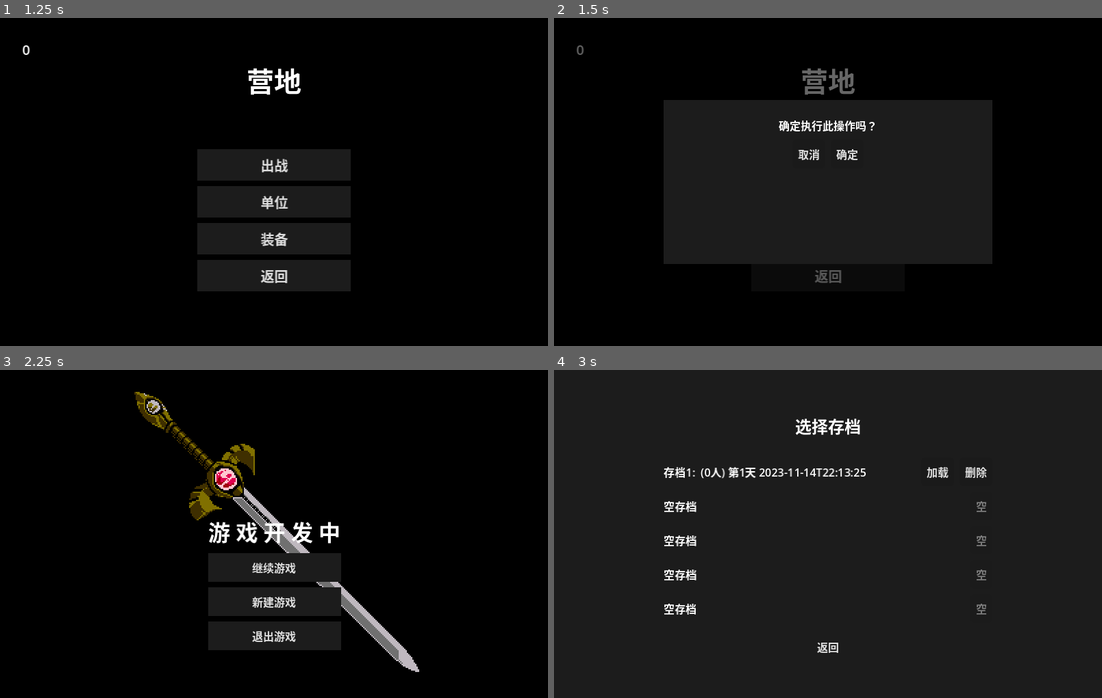
Above: before the commit, frames 1-4 (two rows, left to right).
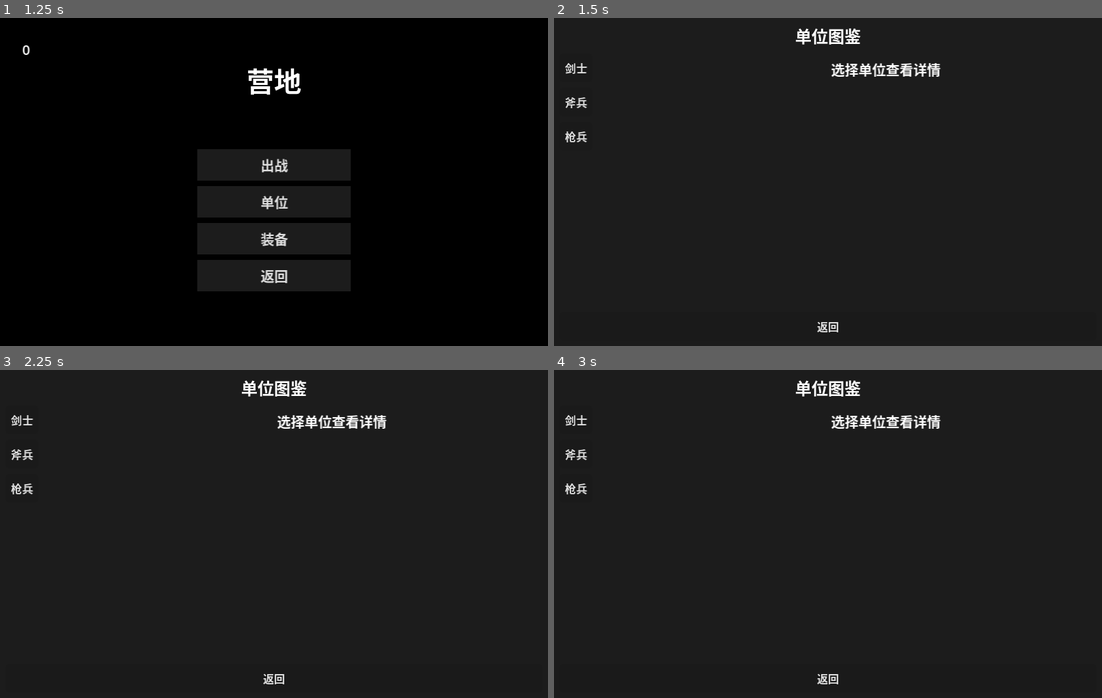
Above: after the commit, the same moments.

Repository: ZhuXilin/Dev_Project_260730
Game: Godot game, scene res://content/scenes/ui/MainMenu.tscn
The game is run twice, just before and just after one commit, with the same random seed, the same clock (stepped at 60 frames per second) and the same inputs. Sound files missing from this copy of the repository are replaced by a short silence.
Inputs (mouse positions are in pixels of both pictures, inside the frame that each line leads up to):
- Up to frame 1 (1.25 s): click "新建游戏" at 0.5 s
- Up to frame 2 (1.5 s): click "单位" at 1.25 s
- Up to frame 3 (2.25 s): click "返回" at 2 s
- Up to frame 4 (3 s): click (828, 566) at 2.75 s, where only the run before the commit has a clickable "继续游戏"

Frame 1 is identical in both runs. In frame 2, 68% of the frame differs, in the area x 0-100%, y 0-100%; in frame 3, 94%; in frame 4, 2.9%.
Error before the commit: Invalid access to property or key 'pressed' on a base object of type 'null instance'. (res://function/script/ConfirmUI.gd:11)

Commit message:
Sorting battlefield menu button

Diff:
--- a/content/scenes/levels/Battlefield.tscn
+++ b/content/scenes/levels/Battlefield.tscn
@@ -238,15 +238,15 @@
 theme_override_styles/focus = ExtResource("3_c18at")
 text = "设置游戏"
 
-[node name="EndTurnBtn" type="Button" parent="SettingLayer/SettingPanel/SettingContainer" unique_id=1079716132]
-layout_mode = 2
-theme_override_font_sizes/font_size = 8
-theme_override_styles/normal = ExtResource("3_c18at")
-theme_override_styles/pressed = ExtResource("3_c18at")
-theme_override_styles/hover = ExtResource("3_c18at")
-theme_override_styles/disabled = ExtResource("3_c18at")
-theme_override_styles/focus = ExtResource("3_c18at")
-text = "结束回合"
+[node name="BackCampBtn" type="Button" parent="SettingLayer/SettingPanel/SettingContainer" unique_id=1079716132]
+layout_mode = 2
+theme_override_font_sizes/font_size = 8
+theme_override_styles/normal = ExtResource("3_c18at")
+theme_override_styles/pressed = ExtResource("3_c18at")
+theme_override_styles/hover = ExtResource("3_c18at")
+theme_override_styles/disabled = ExtResource("3_c18at")
+theme_override_styles/focus = ExtResource("3_c18at")
+text = "回到营地"
 
 [node name="TeamViewPanel" type="PanelContainer" parent="SettingLayer" unique_id=1161687182]
 anchors_preset = -1
--- a/content/scenes/ui/ConfirmUI.tscn
+++ b/content/scenes/ui/ConfirmUI.tscn
@@ -34,13 +34,15 @@
 [node name="HBoxContainer" type="HBoxContainer" parent="Panel" unique_id=28983053]
 layout_mode = 1
 anchors_preset = -1
-anchor_right = 1.0
-anchor_bottom = 1.0
-offset_top = 160.0
-offset_bottom = -48.0
+anchor_left = 0.085
+anchor_right = 0.915
+offset_left = -34.0
+offset_top = 192.0
+offset_right = 34.0
+offset_bottom = 224.0
 grow_horizontal = 2
-grow_vertical = 2
 alignment = 1
+metadata/_edit_use_anchors_ = true
 
 [node name="ConfirmButton" type="Button" parent="Panel/HBoxContainer" unique_id=1088194302]
 layout_mode = 2
--- a/content/scenes/ui/UnitInfoUI.tscn
+++ b/content/scenes/ui/UnitInfoUI.tscn
@@ -1,63 +1,62 @@
-[gd_scene load_steps=2 format=3 uid="uid://confirm_ui"]
+[gd_scene format=3 uid="uid://bhmbaqhhceopv"]
 
-[ext_resource type="Script" path="res://function/script/ConfirmUI.gd" id="1"]
-[ext_resource type="StyleBox" uid="uid://6qbsaxkfwg3o" path="res://content/resource/stylebox/8bit_style_box_flat.tres" id="2"]
+[ext_resource type="Script" uid="uid://d1b3lwij3hsde" path="res://function/script/UnitInfoUI.gd" id="1"]
+[ext_resource type="StyleBox" uid="uid://6qbsaxkfwg3o" path="res://content/resource/stylebox/8bit_style_box_flat.tres" id="1_ks8yl"]
 
-[node name="ConfirmUI" type="CanvasLayer"]
-layer = 30
-script = ExtResource("1")
-
-[node name="Background" type="ColorRect" parent="."]
+[node name="UnitInfoUI" type="PanelContainer" unique_id=123456789]
 anchors_preset = 15
 anchor_right = 1.0
 anchor_bottom = 1.0
-color = Color(0, 0, 0, 0.6)
+theme_override_styles/panel = ExtResource("1_ks8yl")
+script = ExtResource("1")
+
+[node name="VBoxContainer" type="VBoxContainer" parent="." unique_id=2144589503]
+layout_mode = 2
+size_flags_horizontal = 3
+size_flags_vertical = 3
+
+[node name="Title" type="Label" parent="VBoxContainer" unique_id=1100851483]
+layout_mode = 2
+theme_override_font_sizes/font_size = 12
+text = "单位图鉴"
+horizontal_alignment = 1
+
+[node name="HBoxContainer" type="HBoxContainer" parent="VBoxContainer" unique_id=726945370]
+layout_mode = 2
+size_flags_vertical = 3
+
+[node name="ScrollContainer" type="ScrollContainer" parent="VBoxContainer/HBoxContainer" unique_id=271467124]
+layout_mode = 2
+size_flags_horizontal = 3
+size_flags_vertical = 3
+horizontal_scroll_mode = 0
+
+[node name="UnitList" type="VBoxContainer" parent="VBoxContainer/HBoxContainer/ScrollContainer" unique_id=2056534670]
+layout_mode = 2
+
+[node name="InfoPanel" type="VBoxContainer" parent="VBoxContainer/HBoxContainer" unique_id=123456788]
+layout_mode = 2
+size_flags_horizontal = 2
+size_flags_vertical = 3
+
+[node name="SpriteContainer" type="Panel" parent="VBoxContainer/HBoxContainer/InfoPanel" unique_id=567890123]
+layout_mode = 2
+size_flags_vertical = 0
 mouse_filter = 2
 
-[node name="Panel" type="Panel" parent="."]
-anchors_preset = 8
-anchor_left = 0.5
-anchor_top = 0.5
-anchor_right = 0.5
-anchor_bottom = 0.5
-offset_left = -120.0
-offset_top = -60.0
-offset_right = 120.0
-offset_bottom = 60.0
-theme_override_styles/panel = ExtResource("2")
+[node name="UnitSprite" type="AnimatedSprite2D" parent="VBoxContainer/HBoxContainer/InfoPanel/SpriteContainer" unique_id=987654321]
+centered = false
 
-[node name="VBoxContainer" type="VBoxContainer" parent="Panel"]
-anchors_preset = 15
-anchor_right = 1.0
-anchor_bottom = 1.0
-offset_left = 12.0
-offset_top = 12.0
-offset_right = -12.0
-offset_bottom = -12.0
+[node name="DetailLabel" type="Label" parent="VBoxContainer/HBoxContainer/InfoPanel" unique_id=1284426676]
+layout_mode = 2
+size_flags_vertical = 0
+theme_override_font_sizes/font_size = 10
+text = "选择单位查看详情"
 
-[node name="Title" type="Label" parent="Panel/VBoxContainer"]
+[node name="BackButton" type="Button" parent="VBoxContainer" unique_id=999999999]
 layout_mode = 2
-theme_override_font_sizes/font_size = 10
-text = "确认"
-horizontal_alignment = 1
-visible = false
+size_flags_vertical = 0
+theme_override_font_sizes/font_size = 8
+text = "返回"
 
-[node name="Message" type="Label" parent="Panel/VBoxContainer"]
-layout_mode = 2
-theme_override_font_sizes/font_size = 8
-text = "确定执行此操作吗？"
-horizontal_alignment = 1
-
-[node name="Buttons" type="HBoxContainer" parent="Panel/VBoxContainer"]
-layout_mode = 2
-alignment = 1
-
-[node name="CancelButton" type="Button" parent="Panel/VBoxContainer/Buttons"]
-layout_mode = 2
-theme_override_font_sizes/font_size = 8
-text = "取消"
-
-[node name="ConfirmButton" type="Button" parent="Panel/VBoxContainer/Buttons"]
-layout_mode = 2
-theme_override_font_sizes/font_size = 8
-text = "确定"
+[connection signal="pressed" from="VBoxContainer/BackButton" to="." method="_on_back_button_pressed"]
--- a/function/global/GameState.gd
+++ b/function/global/GameState.gd
@@ -163,7 +163,6 @@
 	SaveManager.save_game(SaveManager.current_slot, false)
 	get_tree().change_scene_to_file("res://content/scenes/ui/Camp.tscn")
 
-# GameState.gd
 func show_abandon_confirmation(parent: Node):
 	Globals.show_confirm(
 		parent,
@@ -171,5 +170,5 @@
 		"放弃",
 		"取消",
 		abandon_and_return_to_camp,
-		func(): pass   # 取消不执行任何操作
+		func(): pass
 	)
--- a/function/script/Battlefield.gd
+++ b/function/script/Battlefield.gd
@@ -31,7 +31,7 @@
 @onready var info_panel : PanelContainer = $Info/InfoPanel
 @onready var info_text_label : Label = $Info/InfoPanel/InfoTextLabel
 @onready var setting_panel : PanelContainer = $SettingLayer/SettingPanel
-@onready var setting_end_turn_btn : Button = $SettingLayer/SettingPanel/SettingContainer/EndTurnBtn
+@onready var back_camp_btn: Button = $SettingLayer/SettingPanel/SettingContainer/BackCampBtn
 @onready var setting_btn : Button = $SettingLayer/SettingPanel/SettingContainer/SettingBtn
 @onready var setting_menu_panel : Panel = $SettingLayer/SettingMenuPanel
 @onready var team_view_btn : Button = $SettingLayer/SettingPanel/SettingContainer/TeamViewBtn
@@ -64,11 +64,7 @@
 
 # ===================== 生命周期 =====================
 func _ready():
-	turn_count_label.text = "第 0 回合"
-	Globals.is_non_combat_mode = false   # 重置非战斗模式标志
-	print("=== Battlefield _ready 开始 ===")
-
-	# ---- 手动获取所有节点 ----
+	# ---- 手动获取所有节点（原有） ----
 	action_menu = get_node("ActionMenu")
 	attack_btn = get_node("ActionMenu/ActionPanel/ButtonContainer/AttackBtn")
 	move_btn = get_node("ActionMenu/ActionPanel/ButtonContainer/MoveBtn")
@@ -89,7 +85,6 @@
 	info_panel = $Info/InfoPanel
 	info_text_label = $Info/InfoPanel/InfoTextLabel
 	setting_panel = $SettingLayer/SettingPanel
-	setting_end_turn_btn = $SettingLayer/SettingPanel/SettingContainer/EndTurnBtn
 	setting_btn = $SettingLayer/SettingPanel/SettingContainer/SettingBtn
 	setting_menu_panel = $SettingLayer/SettingMenuPanel
 	team_view_btn = $SettingLayer/SettingPanel/SettingContainer/TeamViewBtn
@@ -101,7 +96,7 @@
 	item_list_container = $SettingLayer/ItemListPanel/ItemListContainer
 	item_action_panel = $ItemActionPanel
 
-	# ---- 检查关键节点 ----
+	# ---- 检查关键节点（原有） ----
 	var node_list = {
 		"action_menu": action_menu,
 		"attack_btn": attack_btn,
@@ -120,11 +115,10 @@
 		if not node_list[node_name]:
 			print("警告：节点 '", node_name, "' 未找到！")
 
-	# ---- 连接信号 ----
+	# ---- 原有信号连接 ----
 	setting_btn.pressed.connect(_on_setting_btn_pressed)
 	equip_btn.pressed.connect(_on_equip_btn_pressed)
 	item_list_btn.pressed.connect(_on_item_list_btn_pressed)
-	setting_end_turn_btn.pressed.connect(_end_player_turn)
 	SignalBus.non_combat_complete.connect(_on_non_combat_complete)
 
 	if not SignalBus.non_combat_complete.is_connected(_on_non_combat_complete):
@@ -165,10 +159,9 @@
 		turn_overlay.modulate = Color(1, 1, 1, 0)
 		Globals.is_fading = false
 
-	# ---- 加载地图（关键：从 GameState.current_map_data 读取） ----
+	# ---- 加载地图（关键） ----
 	if GameState.current_map_data:
 		var map_to_load = GameState.current_map_data
-		# 检查地图数据是否有效
 		if not map_to_load.scene:
 			print("警告：当前地图数据无效，使用默认地图")
 			_load_default_map()
@@ -268,6 +261,14 @@
 	TurnManager.start_turn(0)
 	print("=== TurnManager.start_turn(0) 调用完成 ===")
 	_update_end_turn_button_visibility()
+
+	# ---- 新增：改造 EndTurnBtn 为“回到营地” ----
+	if back_camp_btn:
+		back_camp_btn.text = "回到营地"
+		# 断开原有连接（如果存在）
+		if back_camp_btn.pressed.is_connected(_end_player_turn):
+			back_camp_btn.pressed.disconnect(_end_player_turn)
+		back_camp_btn.pressed.connect(_on_back_camp_pressed)
 
 func _exit_tree():
 	Input.mouse_mode = Input.MOUSE_MODE_VISIBLE
@@ -2151,3 +2152,6 @@
 	GameState.interrupt_state = 1
 	SaveManager.save_game(SaveManager.current_slot, false)
 	get_tree().change_scene_to_file("res://content/scenes/ui/Camp.tscn")
+
+func _on_back_camp_pressed():
+	GameState.show_abandon_confirmation(self)   # 统一确认框
--- a/function/script/ConfirmUI.gd
+++ b/function/script/ConfirmUI.gd
@@ -8,6 +8,7 @@
 var cancel_callback: Callable
 
 func _ready():
+	# 断开已有信号，防止重复连接
 	for conn in confirm_button.pressed.get_connections():
 		confirm_button.pressed.disconnect(conn.callable)
 	for conn in cancel_button.pressed.get_connections():
@@ -24,10 +25,13 @@
 	cancel_callback = cancel_cb
 
 	cancel_button.visible = show_cancel
-	if not show_cancel:
+
+	# 两个按钮都居中，不扩展，保持内容宽度
+	if show_cancel:
 		confirm_button.size_flags_horizontal = Control.SIZE_SHRINK_CENTER
+		cancel_button.size_flags_horizontal = Control.SIZE_SHRINK_CENTER
 	else:
-		confirm_button.size_flags_horizontal = Control.SIZE_SHRINK_CENTER | Control.SIZE_EXPAND
+		confirm_button.size_flags_horizontal = Control.SIZE_SHRINK_CENTER
 
 func _on_confirm_button_pressed() -> void:
 	if confirm_callback.is_valid():
--- a/function/script/SettingMenu.gd
+++ b/function/script/SettingMenu.gd
@@ -60,12 +60,11 @@
 	speed_slider.value_changed.connect(_on_speed_changed)
 	screen_size_option.item_selected.connect(_on_screen_size_selected)
 
-	# ---- 修改返回按钮：文本改为“回到营地”，并重新连接信号 ----
-	back_to_menu_btn.text = "回到营地"
-	# 断开所有已连接的信号（避免重复连接）
+	# ---- 修改返回按钮为“中断并回到主界面” ----
+	back_to_menu_btn.text = "中断并回到主界面"
 	for conn in back_to_menu_btn.pressed.get_connections():
 		back_to_menu_btn.pressed.disconnect(conn.callable)
-	back_to_menu_btn.pressed.connect(_on_back_to_camp_pressed)
+	back_to_menu_btn.pressed.connect(_on_interrupt_pressed)
 
 	SignalBus.speed_changed.connect(_on_speed_changed_from_global)
 
@@ -105,10 +104,7 @@
 		var height = BASE_HEIGHT * multiplier
 		DisplayServer.window_set_size(Vector2i(width, height))
 
-func _on_back_to_camp_pressed():
-	var scene_path = get_tree().current_scene.scene_file_path
-	if scene_path.ends_with("MapScene.tscn") or scene_path.ends_with("Battlefield.tscn"):
-		GameState.show_abandon_confirmation(self)
-	else:
-		SaveManager.save_game(SaveManager.current_slot, false)
-		get_tree().change_scene_to_file("res://content/scenes/ui/Camp.tscn")
+func _on_interrupt_pressed():
+	# 保存进度，回到主菜单（不放弃）
+	SaveManager.save_game(SaveManager.current_slot, false)
+	get_tree().change_scene_to_file("res://content/scenes/ui/MainMenu.tscn")
